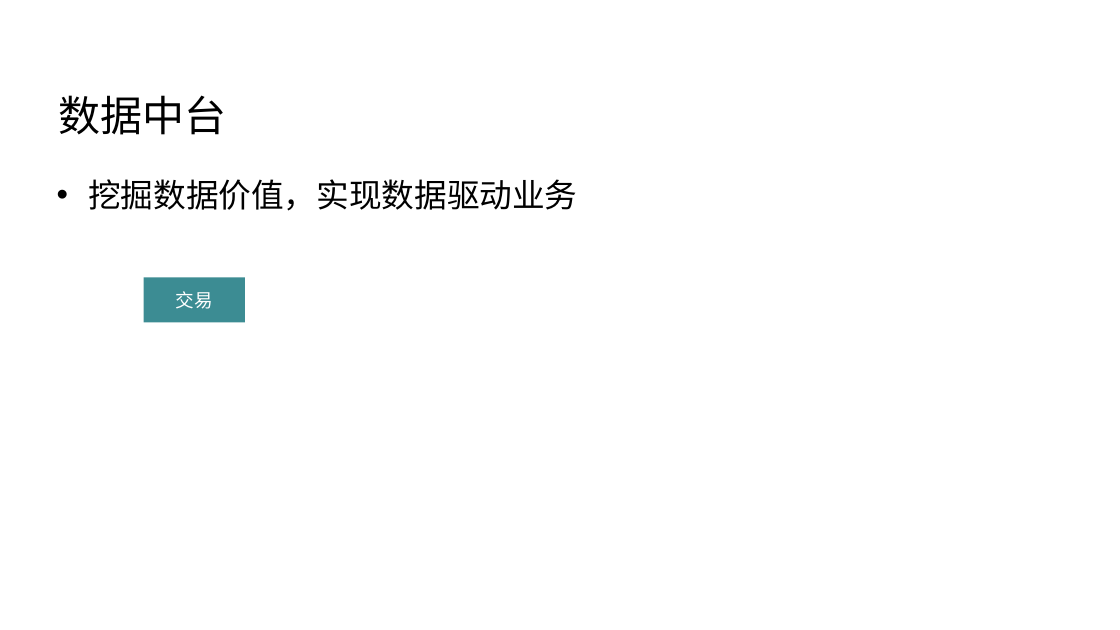
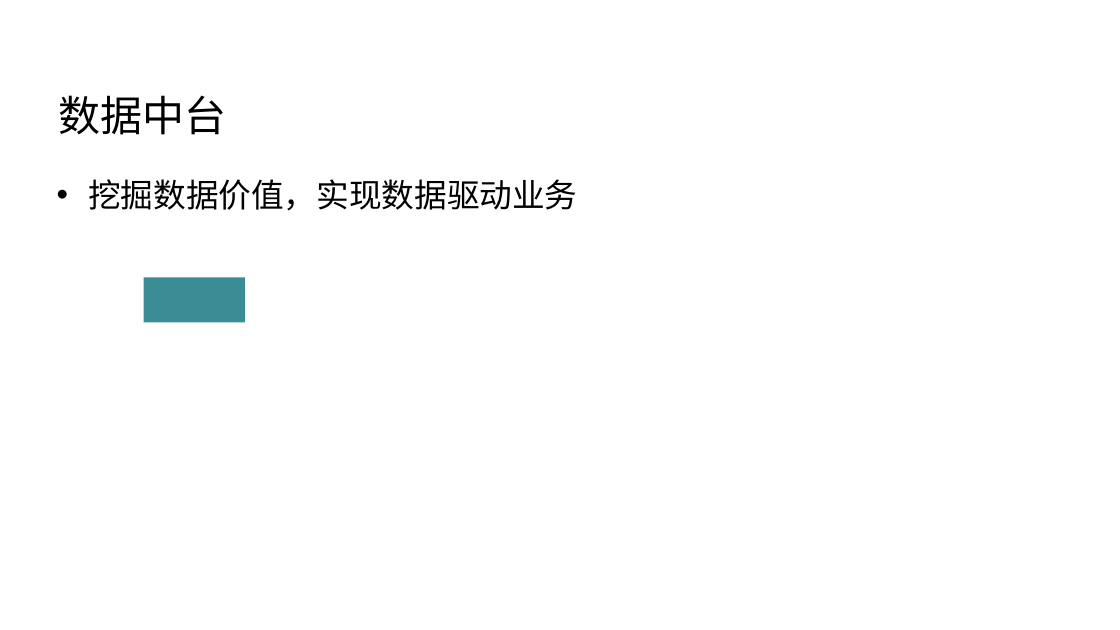
Before and after one commit to Wang-Ray/Wang-Ray.github.io, a slide deck: slide 10 of assets/attachment/关于软件架构 - v2.pptx. Drawn at 1120x630 pixels with LibreOffice and Linux fonts; fonts in the diff are those of the drawing; background and template pictures are left out. Boxes give left, top, right and bottom in pixels: in the first picture for what was removed or moved away, otherwise in the second. Text is boxed around its words. In the diff, an @@ line names an element or a change of style, - is before the commit and + after.

```diff
--- a/assets/attachment/关于软件架构 - v2.pptx
+++ b/assets/attachment/关于软件架构 - v2.pptx
@@ text in rectangle at (176, 291, 213, 309): text removed @@
-交易
```
Also in this commit, not shown: 3 other slides changed.
